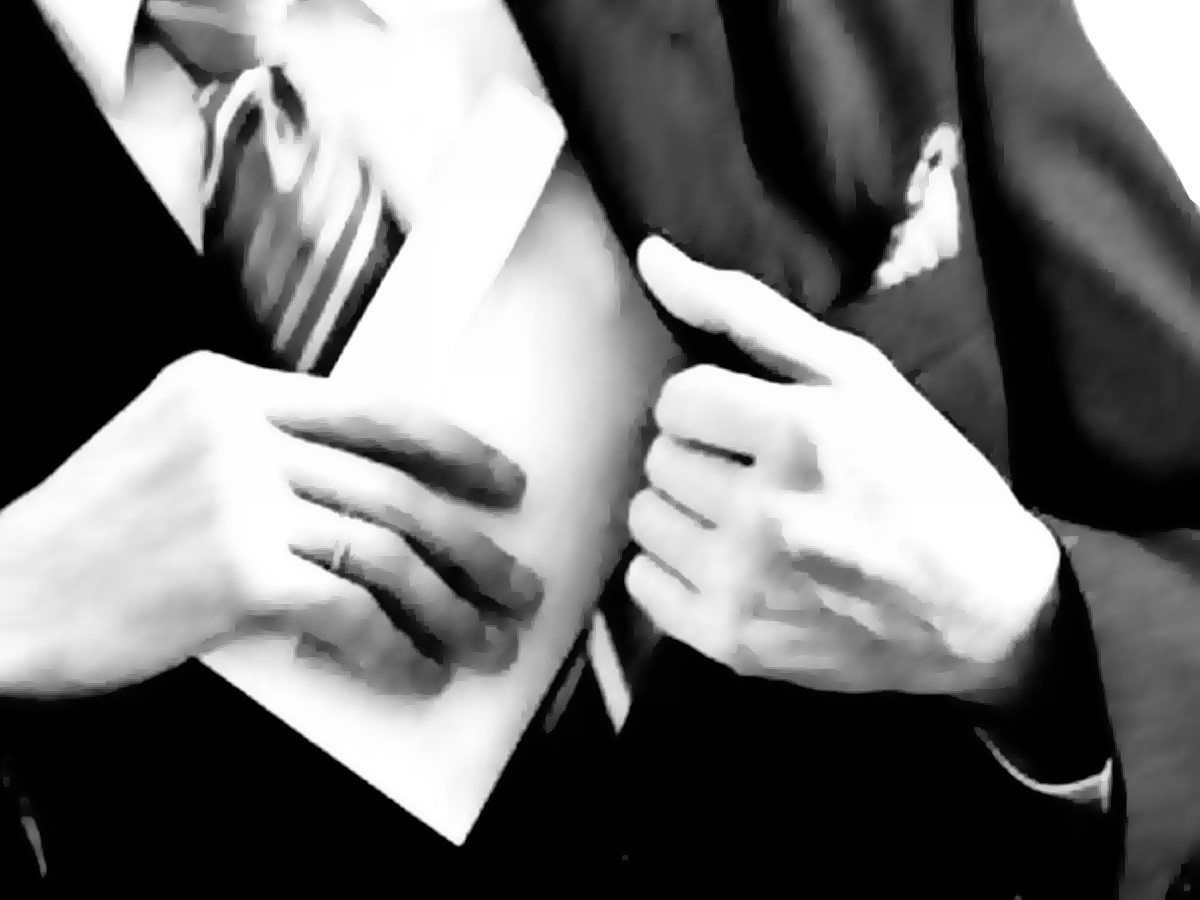
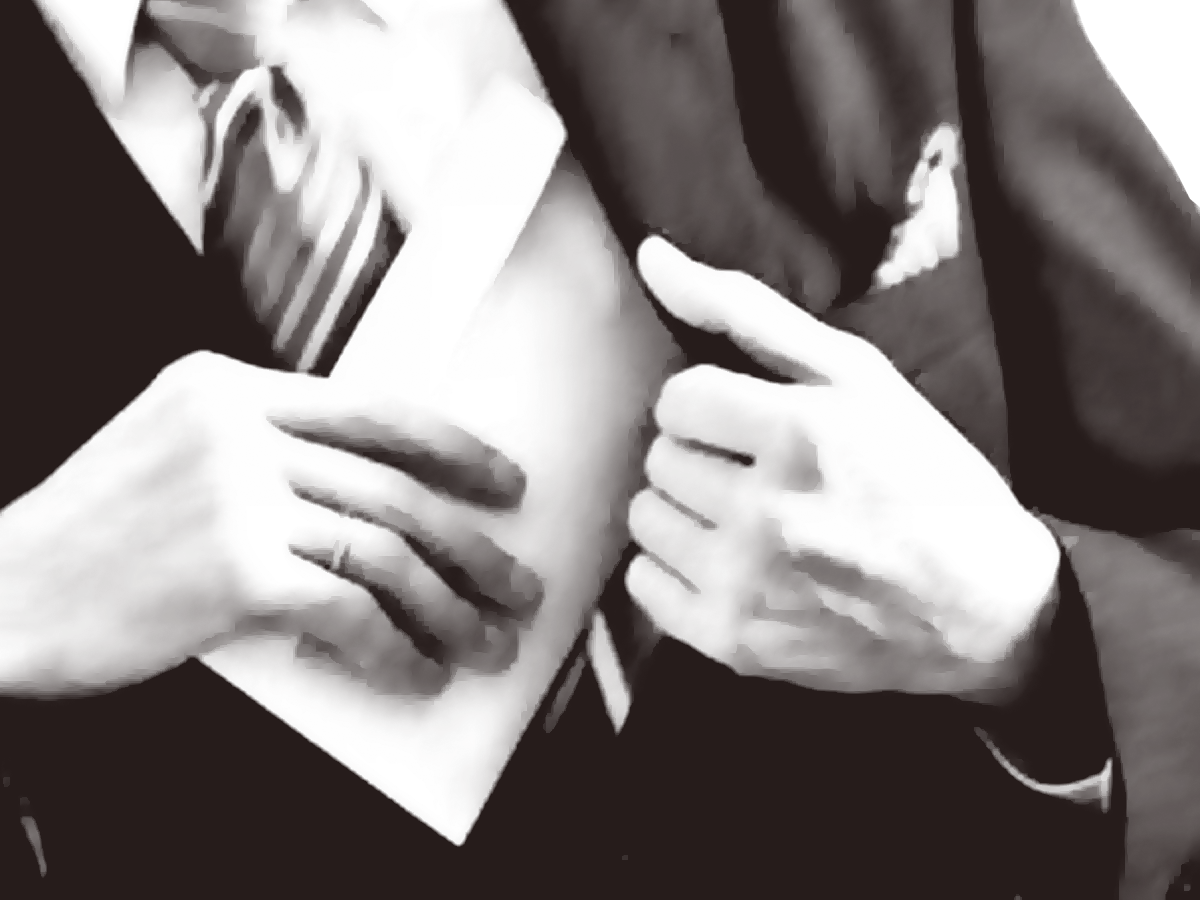
Layers edited between the first and the second 1200×900 image:
removed layer "Layer 6" over [0, 0, 1200, 900]
removed layer "Layer 4" over [0, 0, 1200, 900]
added layer "image_color" above "image_back" over [0, 0, 1200, 900]
added layer "image_back" over [0, 0, 1200, 900]
